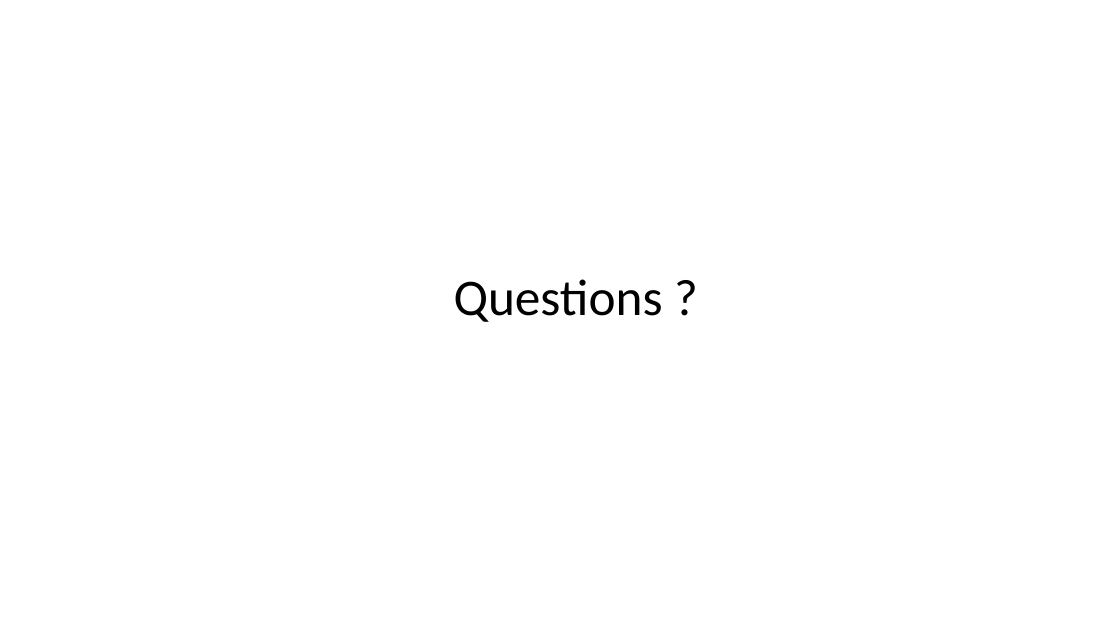
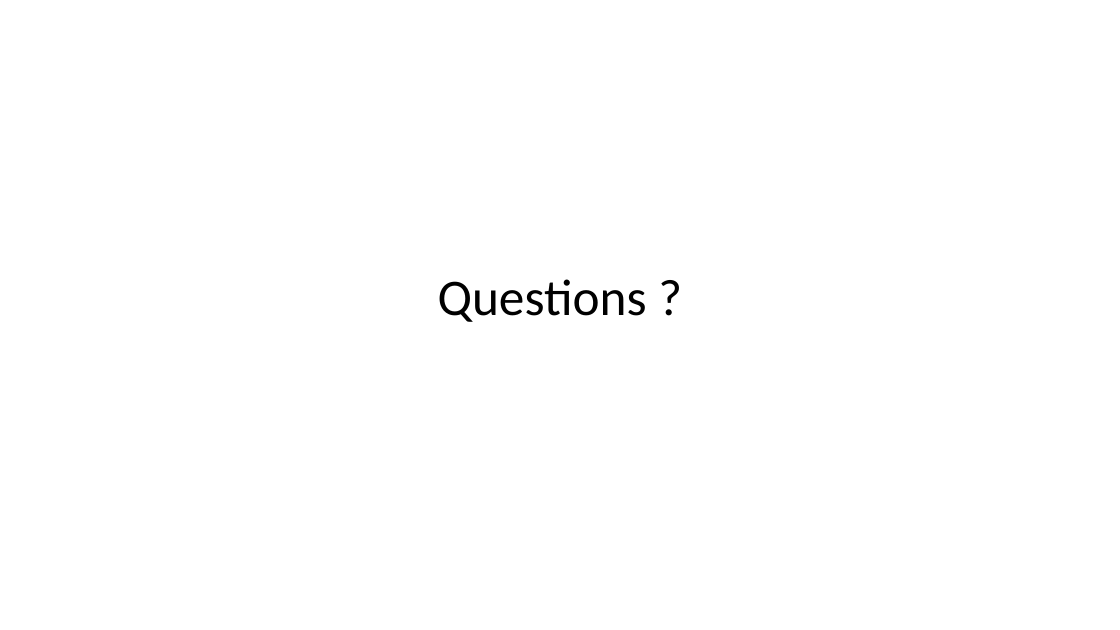
Before and after one commit to vba/presentations, a slide deck: slide 29 of build.js/build.js.pptx (slide 21 before the commit). Drawn at 1120x630 pixels with LibreOffice and Linux fonts; fonts in the diff are those of the drawing. Boxes give left, top, right and bottom in pixels: in the first picture for what was removed or moved away, otherwise in the second. Text is boxed around its words. In the diff, an @@ line names an element or a change of style, - is before the commit and + after.

```diff
--- a/build.js/build.js.pptx
+++ b/build.js/build.js.pptx
@@ text "Questions ?" moved from (x1=454, y1=279, x2=663, y2=322) to (x1=438, y1=279, x2=647, y2=322) @@
```
Also in this commit, not shown: 1 other slide changed, 8 slides added, 11 other files.
